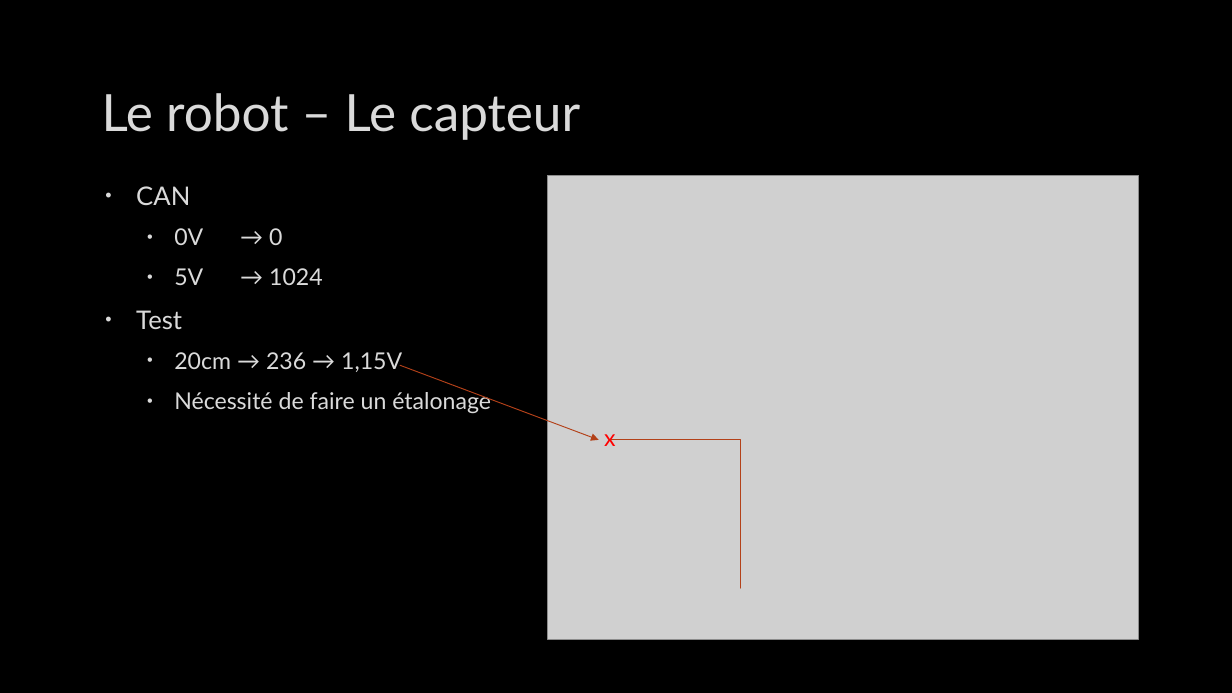
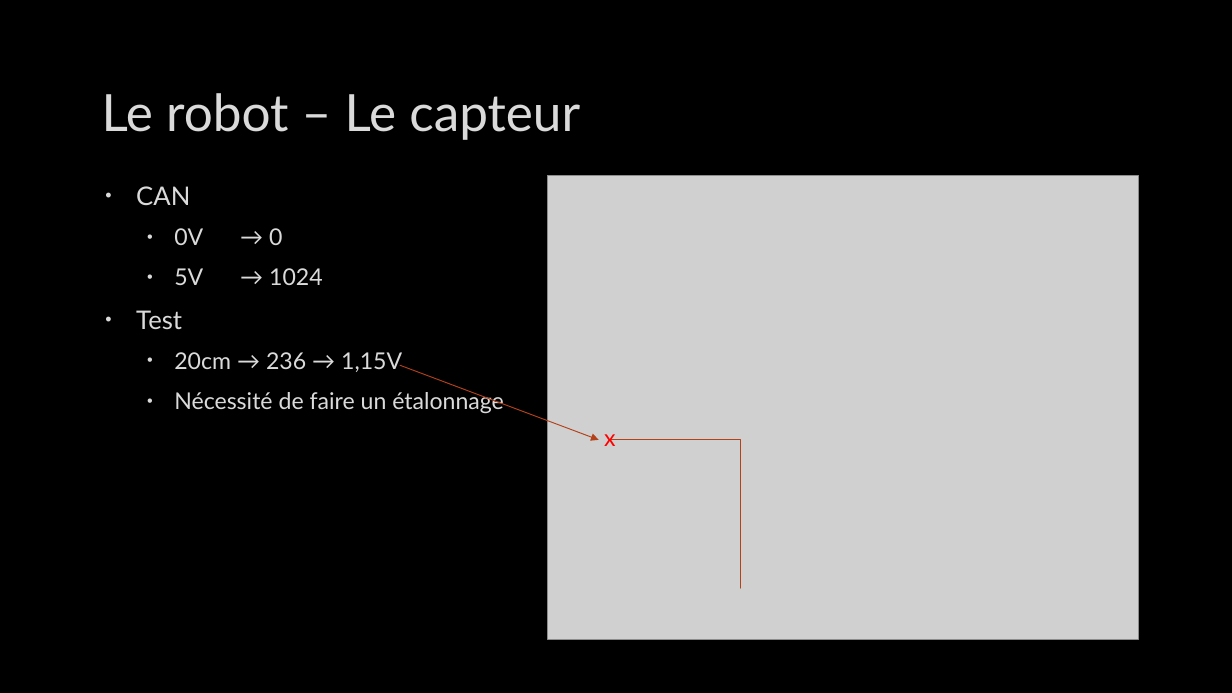
Before and after one commit to CyrilPy/BadMonkey, a slide deck: slide 7 of Gestion projet/Projet intégration robotique – IMERIR.pptx. Drawn at 1232x693 pixels with LibreOffice and Linux fonts; fonts in the diff are those of the drawing; grey boxes stand for pictures; background and template pictures are left out. Boxes give left, top, right and bottom in pixels: in the first picture for what was removed or moved away, otherwise in the second. Text is boxed around its words. In the diff, an @@ line names an element or a change of style, - is before the commit and + after.

Commit message:
MAJ ppt

```diff
--- a/Gestion projet/Projet intégration robotique – IMERIR.pptx
+++ b/Gestion projet/Projet intégration robotique – IMERIR.pptx
@@ text at (x1=174, y1=389, x2=504, y2=414): text changed @@
-  • Nécessité de faire un étalonage
+  • Nécessité de faire un étalonnage
```
